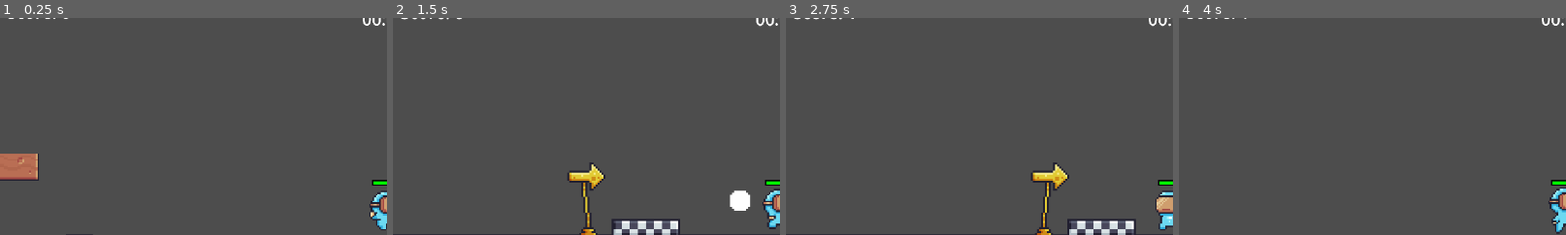
Above: before the commit, frames 1-4 (left to right).
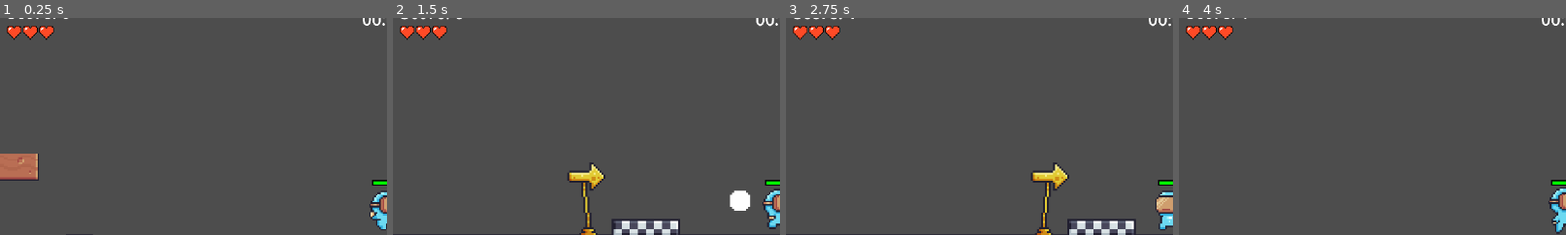
Above: after the commit, the same moments.

Repository: CD1FOX/2D-Platformer
Game: Godot game, scene res://Scenes/main.tscn
Same seed, same stepped clock (60 frames per second), same inputs: the game is played once before the commit and once after it.
Inputs:
- Up to frame 1 (0.25 s): no input
- Up to frame 2 (1.5 s): hold D (Right) from 0.53 s (still down); tap W (Jump) at 0.77 s
- Up to frame 3 (2.75 s): tap W (Jump) at 1.52 s; release D (Right) at 2.03 s; hold A (Left) from 2.03 s (still down)
- Up to frame 4 (4 s): release A (Left) at 2.78 s; hold D (Right) from 2.78 s (still down); tap W (Jump) at 3.02, 3.77 s
The pictures show only the part of the screen within x 0-50%, y 5-55%; the shares and areas given below are measured in that part.

The runs differ from the first frame. In frame 1, 0.5% of the frame differs, in the area x 1-15%, y 3-11%; in frame 2, 0.5%; in frame 3, 0.5%; in frame 4, 0.5%.

Commit message:
Update
Added Heart Life Mechanic

Diff:
--- a/Global.gd
+++ b/Global.gd
@@ -3,3 +3,10 @@
 var score = 0
 var running: bool = false
 var health = 100
+
+
+var max_health = 3
+var current_health = max_health
+
+func reset_health():
+	current_health = max_health
--- a/Scenes/Entity/Scripts/player.gd
+++ b/Scenes/Entity/Scripts/player.gd
@@ -19,6 +19,7 @@
 	if is_dead:
 		return
 
+	Global.current_health -= 1
 	is_dead = true
 	set_physics_process(false)  # Stop movement updates
 	animated_sprite.play("Disappearing")
--- a/Scenes/Entity/player.tscn
+++ b/Scenes/Entity/player.tscn
@@ -9,6 +9,7 @@
 [ext_resource type="PackedScene" uid="uid://phrluffpoktq" path="res://Scenes/UI/StopWatch.tscn" id="6_tydqb"]
 [ext_resource type="Script" uid="uid://dxrlu6wt6syry" path="res://Scenes/Entity/Scripts/score.gd" id="7_7lf8o"]
 [ext_resource type="PackedScene" uid="uid://dxcqrk78eqrqy" path="res://Scenes/UI/health_bar.tscn" id="8_ox502"]
+[ext_resource type="PackedScene" uid="uid://kvblyv4cn6y3" path="res://Scenes/UI/heart.tscn" id="10_20bu7"]
 
 [sub_resource type="AtlasTexture" id="AtlasTexture_qgqkc"]
 atlas = ExtResource("2_rt8bh")
@@ -275,7 +276,6 @@
 
 [node name="CollisionShape2D" type="CollisionShape2D" parent="."]
 position = Vector2(2.5, 7.49998)
-scale = Vector2(1, 1)
 shape = SubResource("RectangleShape2D_rt8bh")
 
 [node name="StopWatch" parent="." instance=ExtResource("6_tydqb")]
@@ -298,3 +298,6 @@
 offset_top = -95.0
 offset_right = -45.0
 offset_bottom = -95.0
+
+[node name="Heart" parent="." instance=ExtResource("10_20bu7")]
+position = Vector2(-1110, -535)
--- a/Scenes/Traps/Scripts/rock_head_left_right.gd
+++ b/Scenes/Traps/Scripts/rock_head_left_right.gd
@@ -7,8 +7,11 @@
 @onready var right_raycast: RayCast2D = $RightDetector
 @onready var left_raycast: RayCast2D = $LeftDetector
 
+
+
 var current_speed: float = 0.0
 var direction: int = 1  # Start moving to the right
+
 
 func _physics_process(delta: float) -> void:
 	update_raycast()
@@ -28,14 +31,17 @@
 func check_collisions() -> void:
 	if right_raycast.is_colliding() and right_raycast.get_collider() is TileMapLayer:
 		direction = -1
-		current_speed = initial_speed  # Reset speed on direction change
+		current_speed = initial_speed
+
 	if left_raycast.is_colliding() and left_raycast.get_collider() is TileMapLayer:
 		direction = 1
-		current_speed = initial_speed  # Reset speed on direction change
+		current_speed = initial_speed
 
-	while left_raycast.is_colliding() and left_raycast.get_collider() is CharacterBody2D:
-		Global.health -= 1 * get_process_delta_time()
-		await get_tree().process_frame
-	while right_raycast.is_colliding() and right_raycast.get_collider() is CharacterBody2D:
-		Global.health -= 1 * get_process_delta_time()
-		await get_tree().process_frame
+	# ✅ Only damage the player if still alive
+	if Global.health >= 0:
+		var player_left = left_raycast.get_collider()
+		var player_right = right_raycast.get_collider()
+		if player_left is CharacterBody2D and player_left.has_method("die"):
+			player_left.die()
+		if player_right is CharacterBody2D and player_right.has_method("die"):
+			player_right.die()
--- /dev/null
+++ b/Scenes/UI/Scripts/heart.gd
@@ -0,0 +1,11 @@
+extends Node2D
+
+@onready var hearts = [
+	$Heart1/PixelHeartFull,
+	$Heart2/PixelHeartFull,
+	$Heart3/PixelHeartFull
+]
+
+func _process(_delta: float) -> void:
+	for i in range(hearts.size()):
+		hearts[i].visible = i < Global.current_health
--- /dev/null
+++ b/Scenes/UI/heart.tscn
@@ -0,0 +1,35 @@
+[gd_scene load_steps=4 format=3 uid="uid://kvblyv4cn6y3"]
+
+[ext_resource type="Texture2D" uid="uid://d2hy3yjlfrre2" path="res://Assets/pixel_heart_full.png" id="1_fals4"]
+[ext_resource type="Script" uid="uid://bb4w8ulx5qkhv" path="res://Scenes/UI/Scripts/heart.gd" id="1_yapju"]
+[ext_resource type="Texture2D" uid="uid://bl2cipegss6t2" path="res://Assets/pixel_empty.png" id="2_yapju"]
+
+[node name="Heart" type="Node2D"]
+scale = Vector2(3, 3)
+script = ExtResource("1_yapju")
+
+[node name="Heart1" type="Node2D" parent="."]
+
+[node name="PixelHeartFull" type="Sprite2D" parent="Heart1"]
+texture = ExtResource("1_fals4")
+
+[node name="PixelEmpty" type="Sprite2D" parent="Heart1"]
+texture = ExtResource("2_yapju")
+
+[node name="Heart2" type="Node2D" parent="."]
+position = Vector2(16, 0)
+
+[node name="PixelHeartFull" type="Sprite2D" parent="Heart2"]
+texture = ExtResource("1_fals4")
+
+[node name="PixelEmpty" type="Sprite2D" parent="Heart2"]
+texture = ExtResource("2_yapju")
+
+[node name="Heart3" type="Node2D" parent="."]
+position = Vector2(32, 0)
+
+[node name="PixelHeartFull" type="Sprite2D" parent="Heart3"]
+texture = ExtResource("1_fals4")
+
+[node name="PixelEmpty" type="Sprite2D" parent="Heart3"]
+texture = ExtResource("2_yapju")
Binary file added: Assets/pixel_empty.png
Not shown, added: Assets/pixel_empty.png.import
Not shown: 1 places in Scenes/Entity/player.tscn that only renumber resources
Not shown, added: Scenes/UI/Scripts/heart.gd.uid
